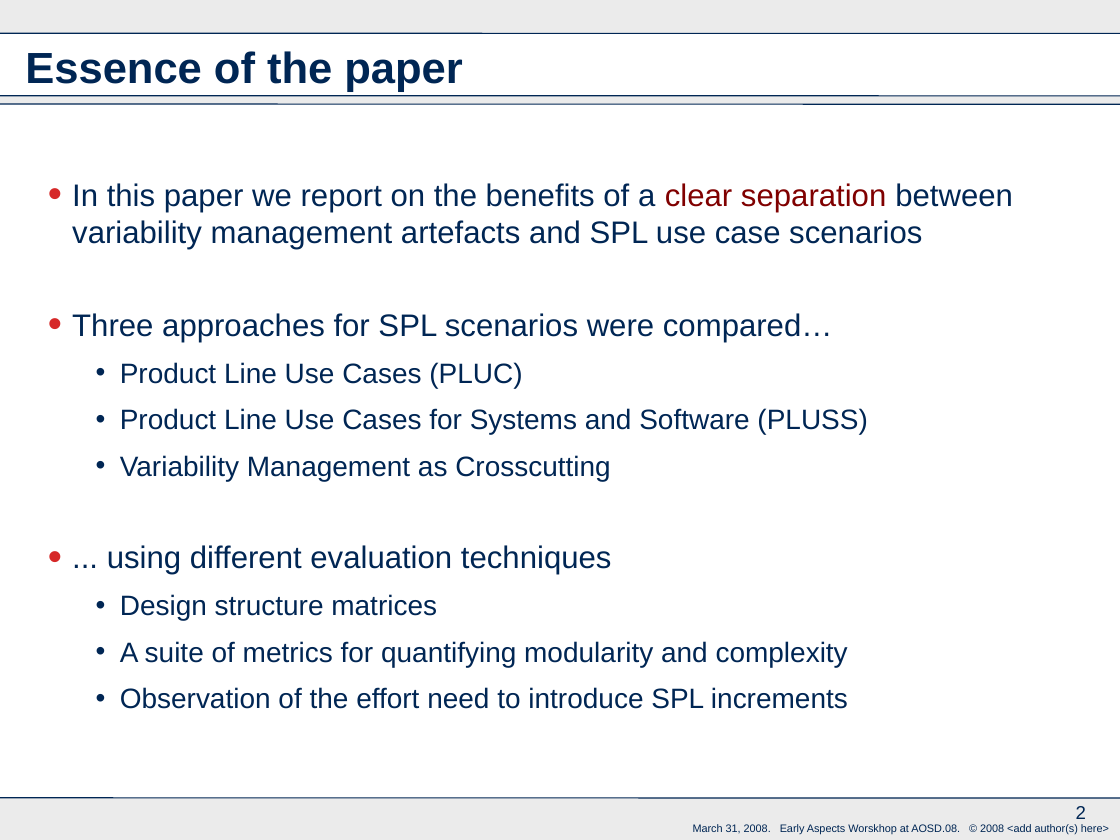
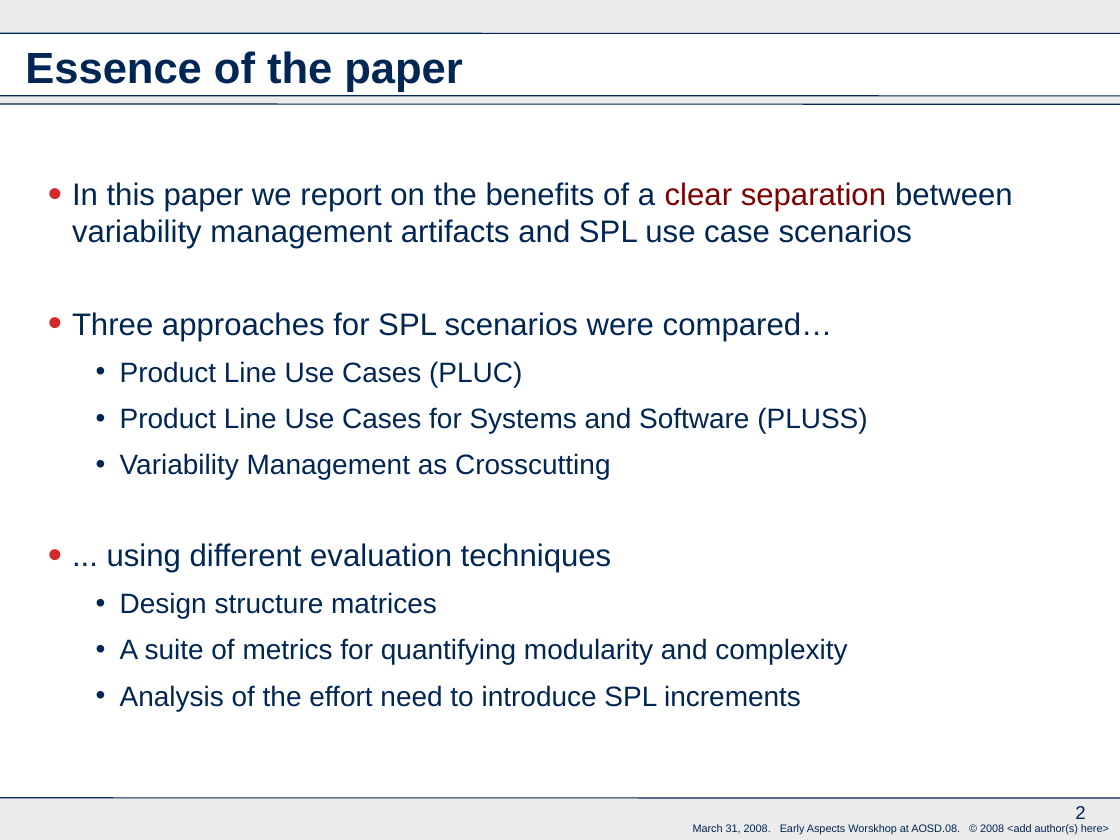
Before and after one commit to rbonifacio/variability-management-research, a slide deck: slide 2 of VariabilityManagement/docs/papers/ea/EA AOSD-RBA.ppt. Drawn at 1120x840 pixels with LibreOffice and Linux fonts; fonts in the diff are those of the drawing; background and template pictures are left out. Boxes give left, top, right and bottom in pixels: in the first picture for what was removed or moved away, otherwise in the second. Text is boxed around its words. In the diff, an @@ line names an element or a change of style, - is before the commit and + after.

```diff
--- a/VariabilityManagement/docs/papers/ea/EA AOSD-RBA.ppt
+++ b/VariabilityManagement/docs/papers/ea/EA AOSD-RBA.ppt
@@ text at <box>72,182,1013,249</box>: text changed @@
-• In this paper we report on the benefits of a clear separation between variability management artefacts and SPL use case scenarios
+• In this paper we report on the benefits of a clear separation between variability management artifacts and SPL use case scenarios
@@ text at <box>72,312,867,664</box>: indent changed; line spacing 23.9pt to 23.7pt @@
@@ text at <box>120,685,801,711</box>: text changed @@
-  • Observation of the effort need to introduce SPL increments
+  • Analysis of the effort need to introduce SPL increments
```
Also in this commit, not shown: 5 other slides changed, 2 slides added.
